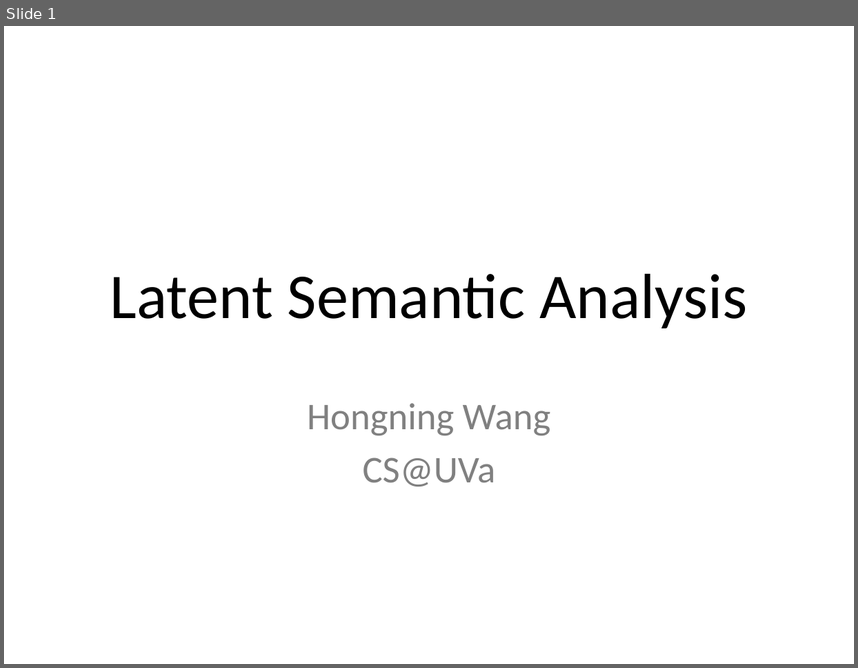
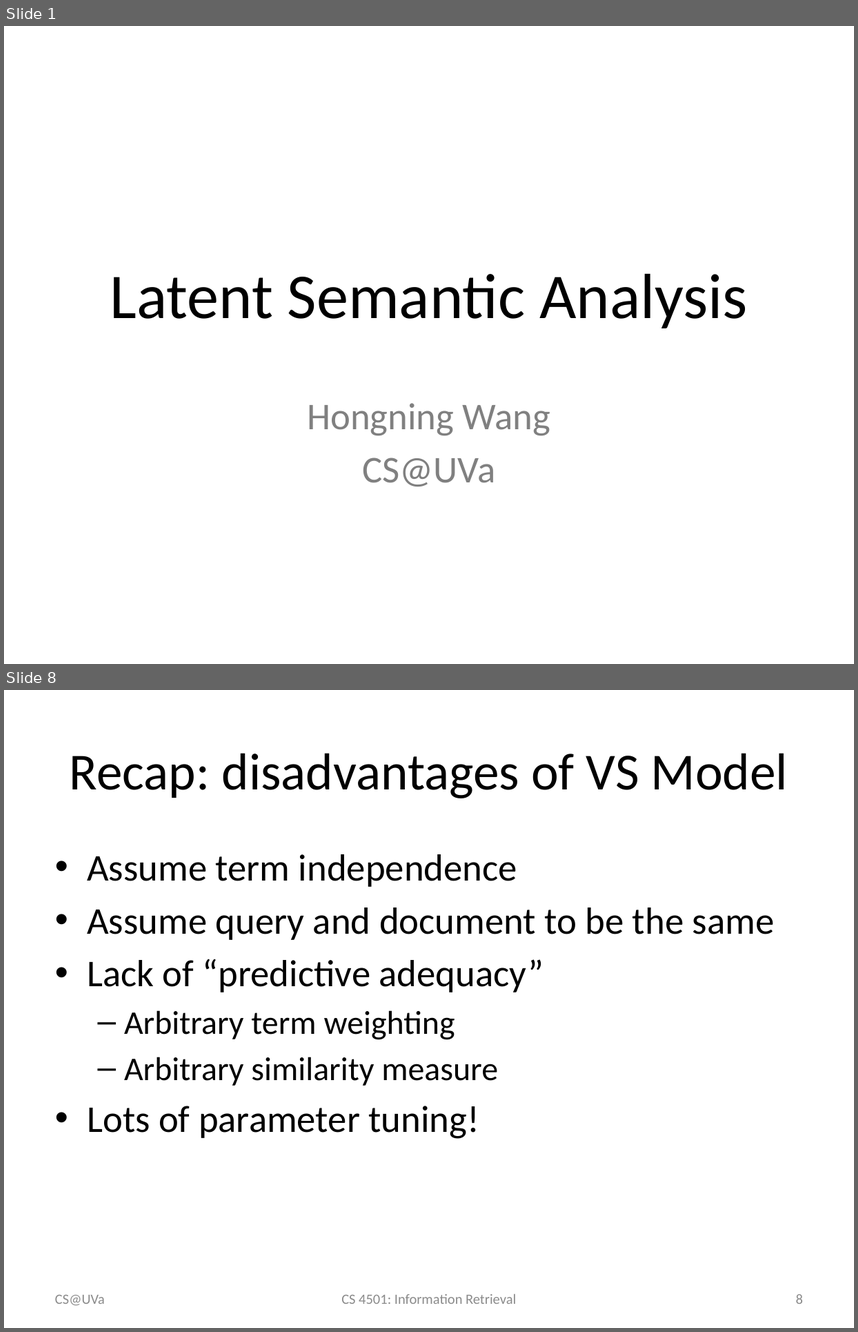
Before and after one commit to wang296/IR2015, a slide deck: docs/Latent Semantic Analysis.pptx. Shown one above the other, each under a label of ours: slide 1 before the commit, slides 1 and 8 after it; the slides between them are not shown. The pictures are 858x668 and 858x1332 pixels, drawn with LibreOffice and Linux fonts; fonts in the diff are those of the drawing. Boxes give left, top, right and bottom in pixels: in the first picture for what was removed or moved away, otherwise in the second. Text is boxed around its words. In the diff, an @@ line names an element or a change of style, - is before the commit and + after.

```diff
--- a/docs/Latent Semantic Analysis.pptx
+++ b/docs/Latent Semantic Analysis.pptx
@@ slide 8 added at <box>4,690,854,1328</box>, background #FFFFFF @@
@@ title added at <box>70,753,788,798</box>, 44 pt, text #000000 @@
+Recap: disadvantages of VS Model
@@ text added at <box>87,854,775,1138</box>, 32 pt, text #000000 @@
+• Assume term independence
+• Assume query and document to be the same
+• Lack of “predictive adequacy”
+  – Arbitrary term weighting
+  – Arbitrary similarity measure
+• Lots of parameter tuning!
@@ text added at <box>55,1294,105,1305</box>, 12 pt, text #8C8C8C @@
+CS@UVa
@@ text added at <box>341,1294,516,1303</box>, 12 pt, text #8C8C8C @@
+CS 4501: Information Retrieval
@@ page number added at <box>796,1294,803,1303</box>, 12 pt, text #8C8C8C @@
+8
```
Also in this commit, not shown: 22 slides changed, 6 other slides added, 4 other files.
